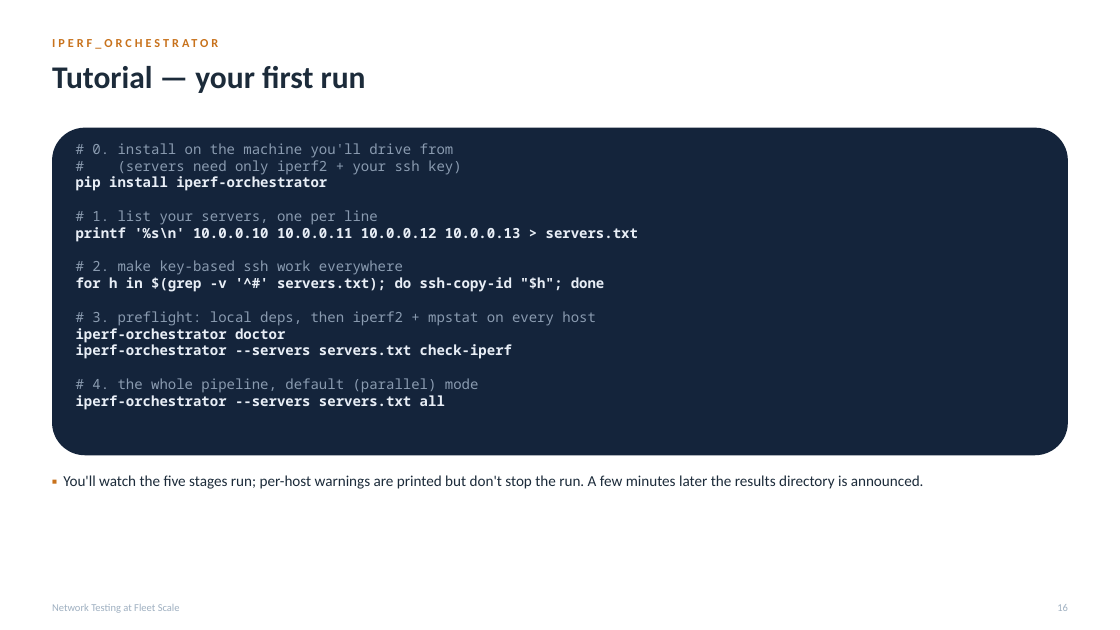
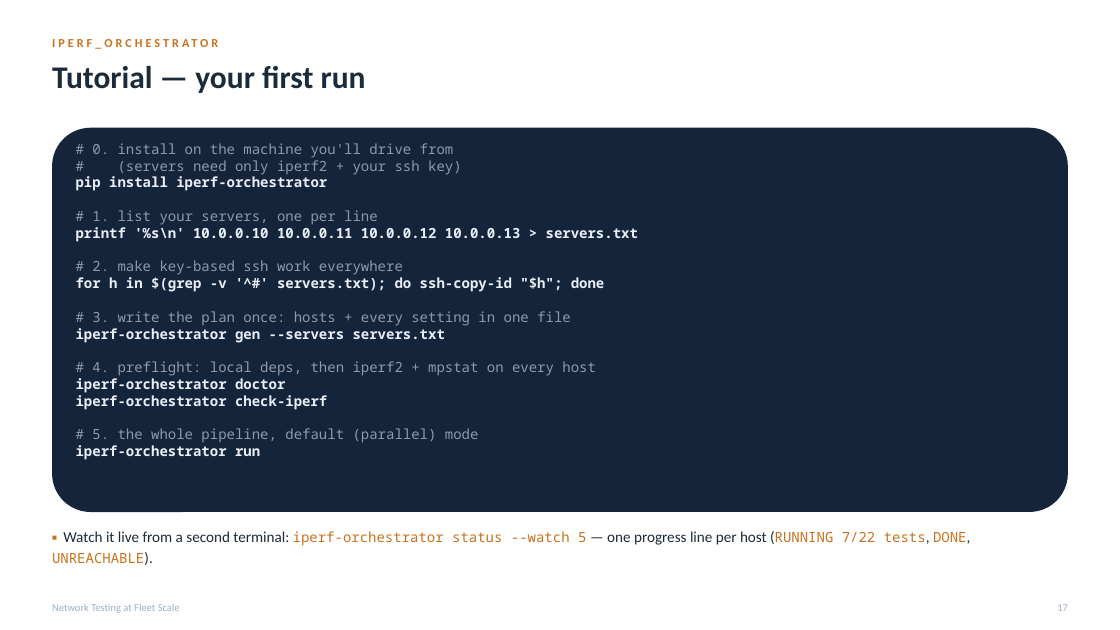
Before and after one commit to MartinGallagher-code/presentations, a slide deck: slide 17 of network-testing/network_testing.pptx (slide 16 before the commit). Drawn at 1120x630 pixels with LibreOffice and Linux fonts; fonts in the diff are those of the drawing. Boxes give left, top, right and bottom in pixels: in the first picture for what was removed or moved away, otherwise in the second. Text is boxed around its words. In the diff, an @@ line names an element or a change of style, - is before the commit and + after.

```diff
--- a/network-testing/network_testing.pptx
+++ b/network-testing/network_testing.pptx
@@ rounded rectangle: place and size @@
-rounded rectangle at [52,128,1068,455]
+rounded rectangle at [52,128,1068,513]
@@ text at [76,311,596,376]: text changed @@
-# 3. preflight: local deps, then iperf2 + mpstat on every host
+# 3. write the plan once: hosts + every setting in one file
+iperf-orchestrator gen --servers servers.txt
+# 4. preflight: local deps, then iperf2 + mpstat on every host
@@ text at [76,392,479,460]: text changed @@
-iperf-orchestrator --servers servers.txt check-iperf
-# 4. the whole pipeline, default (parallel) mode
-iperf-orchestrator --servers servers.txt all
+iperf-orchestrator check-iperf
+# 5. the whole pipeline, default (parallel) mode
+iperf-orchestrator run
@@ text at [52,531,967,563]: text changed; size 13 to 12 pt; font Calibri to Noto Sans Mono; text colour #1C2B3A to #C8721C @@
-▪ You'll watch the five stages run; per-host warnings are printed but don't stop the run. A few minutes later the results directory is announced.
+▪ Watch it live from a second terminal: iperf-orchestrator status --watch 5 — one progress line per host (RUNNING 7/22 tests, DONE, UNREACHABLE).
@@ text at [1057,604,1068,611]: text changed @@
-16
+17
```
Also in this commit, not shown: 22 other slides changed, 2 slides added, 1 slide removed, 1 other file.
